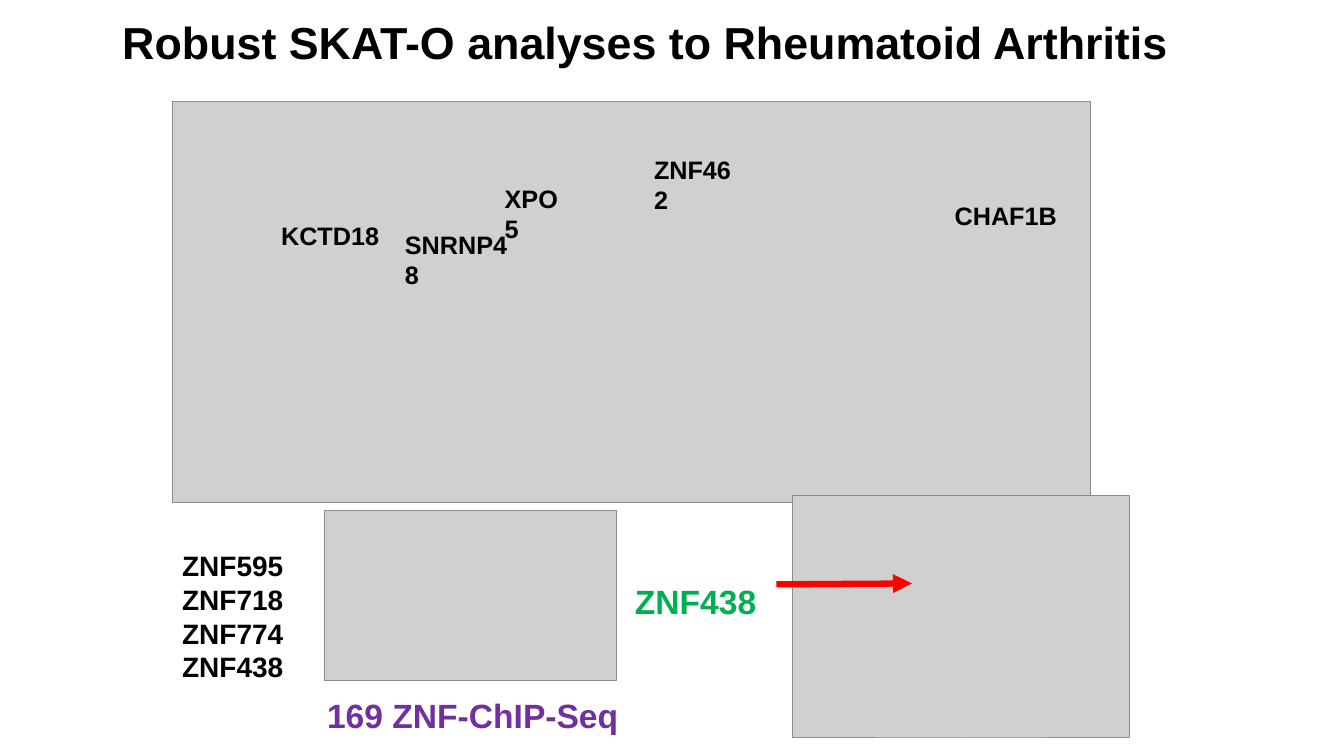
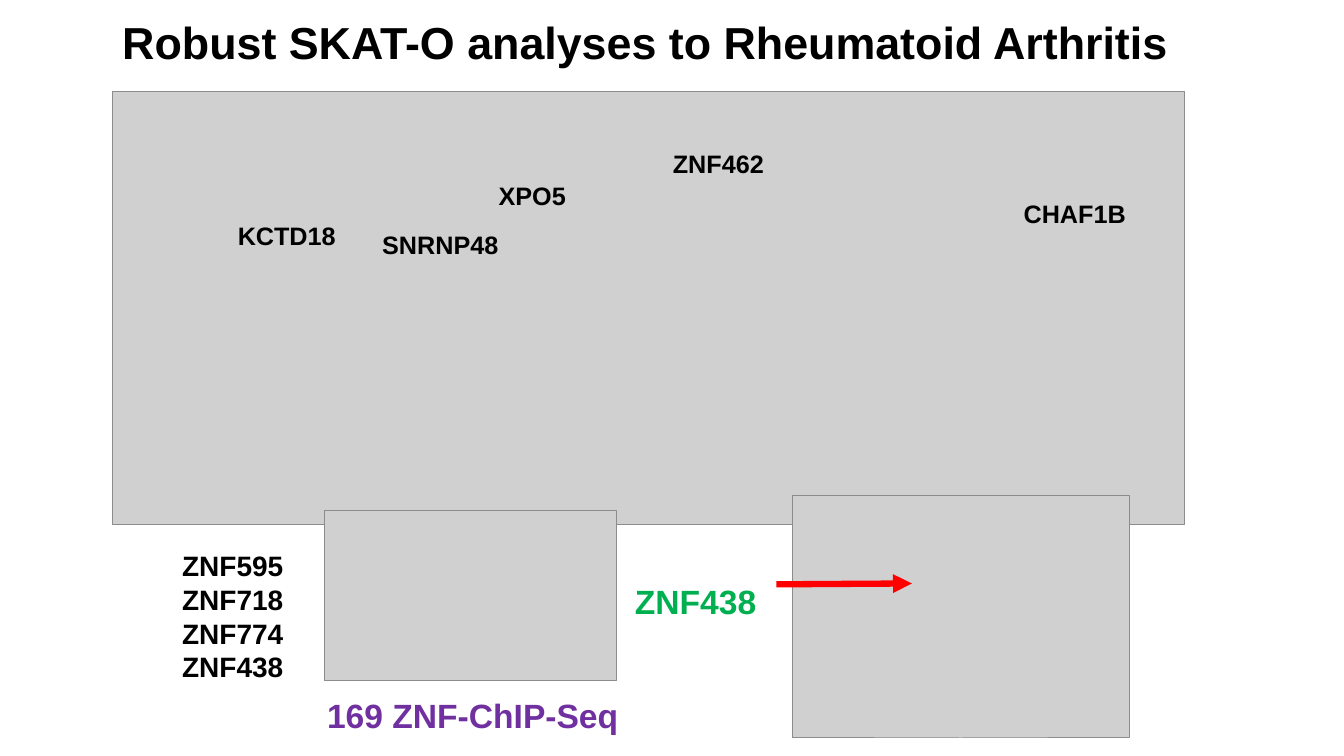
Before and after one commit to Shicheng-Guo/Shicheng-Guo.Github.io, a slide deck: slide 11 of tutorials/2020/Robust-SKAT-Shicheng-Guo-2020-P-MCRI.pptx. Drawn at 1344x756 pixels with LibreOffice and Linux fonts; fonts in the diff are those of the drawing; grey boxes stand for pictures. Boxes give left, top, right and bottom in pixels: in the first picture for what was removed or moved away, otherwise in the second. Text is boxed around its words. In the diff, an @@ line names an element or a change of style, - is before the commit and + after.

```diff
--- a/tutorials/2020/Robust-SKAT-Shicheng-Guo-2020-P-MCRI.pptx
+++ b/tutorials/2020/Robust-SKAT-Shicheng-Guo-2020-P-MCRI.pptx
@@ picture: place and size @@
-picture at (172, 101, 1092, 502)
+picture at (112, 92, 1185, 524)
@@ text "ZNF462" rewrapped from (644, 149, 745, 187) to (673, 155, 764, 174) @@
@@ text "XPO5" rewrapped from (495, 178, 574, 216) to (499, 187, 566, 206) @@
@@ text "CHAF1B": place and size @@
-text "CHAF1B" at (955, 207, 1057, 226)
+text "CHAF1B" at (1024, 205, 1126, 224)
@@ text "KCTD18": place and size @@
-text "KCTD18" at (281, 227, 379, 246)
+text "KCTD18" at (238, 227, 336, 246)
@@ text "SNRNP48" rewrapped from (395, 224, 518, 261) to (382, 236, 498, 255) @@
```
Also in this commit, not shown: 1 other slide changed, 1 slide added.
